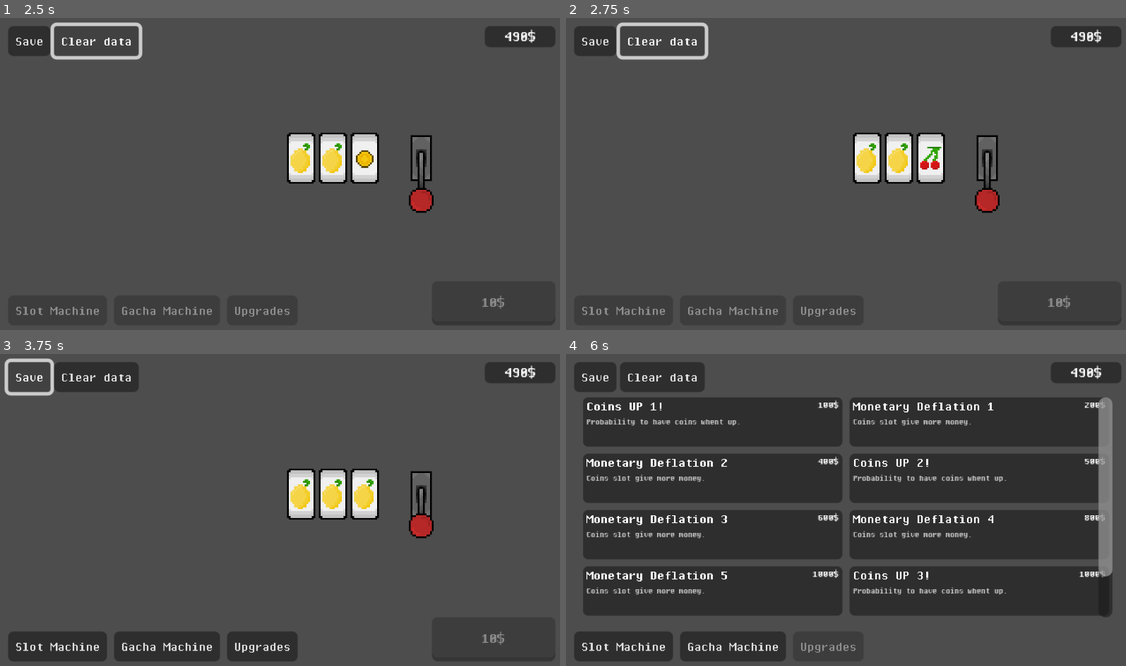
Above: before the commit, frames 1-4 (two rows, left to right).
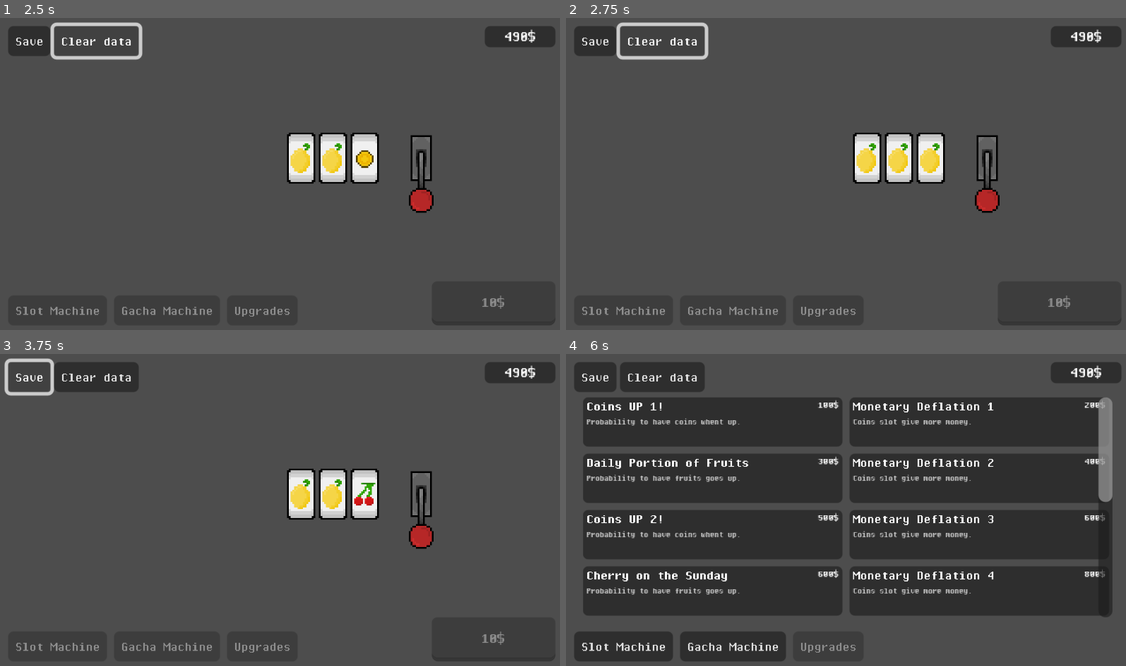
Above: after the commit, the same moments.

Repository: Animo105/gamble
Game: Godot game, scene res://Slot machine/slot_machine.tscn
Two runs of this game, one before a commit and one after it. Both use one fixed random seed, a clock stepped at 60 frames per second and the inputs below.
Inputs (mouse positions are in pixels of both pictures, inside the frame that each line leads up to):
- Up to frame 1 (2.5 s): click (420, 158) at 0.5 s; click "Clear data" at 1.25 s; click "Clear data" at 2 s
- Up to frame 2 (2.75 s): no input
- Up to frame 3 (3.75 s): click "Clear data" at 2.75 s; click "Save" at 3.5 s
- Up to frame 4 (6 s): click "Slot Machine" at 4.25 s; click "Gacha Machine" at 5 s; click "Upgrades" at 5.75 s

Frame 1 is identical in both runs. In frame 2, 0.3% of the frame differs, in the area x 63-68%, y 40-50%; in frame 3, 1.0%; in frame 4, 3.1%, in the area x 3-98%, y 33-78%.

Commit message:
Ajout de beaucoup d'upgrade et balance du gambling

Diff:
--- a/Autoloads/global.gd
+++ b/Autoloads/global.gd
@@ -19,7 +19,7 @@
 
 # Slot machine global
 var slot_possibility : Array[int] = [1, 2 ,3 ,6 ,7]
-var luck_probability : int = 2
-var slot_wait_time : float = 1
+var luck_probability : float = 2
+var slot_wait_time : float = 1.25
 var slot_cost : int = 100
 var is_bet_allowed : bool = false
--- a/Autoloads/slots_data.gd
+++ b/Autoloads/slots_data.gd
@@ -10,10 +10,10 @@
 	Slot.new(3, 1, blue_capsule), # blue capsule
 	Slot.new(4, 1, green_capsule), # green capsule
 	Slot.new(5, 1, yellow_capsule), # yellow capsule
-	Slot.new(6, 2, lemon), # lemon
+	Slot.new(6, 3, lemon), # lemon
 	Slot.new(7, 1, cherry), # cherry
-	Slot.new(8, 1, water_melon), # water melon
-	Slot.new(9, 1, grapes), # grapes
+	Slot.new(8, 0.5, water_melon), # water melon
+	Slot.new(9, 0.5, grapes), # grapes
 	Slot.new(10, 0.5, clover), # clover
 	Slot.new(11, 0.5, horse_shoe), # horse shoe
 	Slot.new(12, 0.01, jackpot) # 777
--- a/Autoloads/upgrades_data.gd
+++ b/Autoloads/upgrades_data.gd
@@ -11,6 +11,14 @@
 	Upgrade.new(6, "Coins UP 2!", "Probability to have coins whent up.", 500, coin_probability_upgrade),
 	Upgrade.new(7, "Coins UP 3!", "Probability to have coins whent up.", 1000, coin_probability_upgrade),
 	Upgrade.new(8, "GOING ALL IN!", "Allow to bet larger sums of money.", 1000, func():Global.is_bet_allowed = true),
+	Upgrade.new(9, "Lucky Timing", "Boost the chance of winning.", 1000, chance_up),
+	Upgrade.new(10, "Pin-Point Accuracy", "Boost the chance of winning.", 1000, chance_up),
+	Upgrade.new(11, "Daily Portion of Fruits", "Probability to have fruits goes up.", 300, fruits_probability_upgrade),
+	Upgrade.new(12, "Cherry on the Sunday", "Probability to have fruits goes up.", 600, fruits_probability_upgrade),
+	Upgrade.new(13, "Making Fruit Salad", "Probability to have fruits goes up.", 900, fruits_probability_upgrade),
+	Upgrade.new(14, "Fruit Connoisseurs", "Probability to have fruits goes up.", 1500, fruits_probability_upgrade),
+	Upgrade.new(15, "Time is Money 1", "Makes the slot machine roll faster.", 1000, speed_upgrade),
+	Upgrade.new(15, "Time is Money 2", "Makes the slot machine roll faster.", 2000, speed_upgrade),
 ]
 
 var upgrades_to_buy : Array[Upgrade] = []
@@ -50,6 +58,20 @@
 
 func coin_probability_upgrade():
 	SlotsData.slots[1].weight += 1
+	SlotsData.slots[2].weight += 0.5
+
+func fruits_probability_upgrade():
+	SlotsData.slots[6].weight += 0.25
+	SlotsData.slots[7].weight += 0.5
+	SlotsData.slots[8].weight += 0.75
+	SlotsData.slots[9].weight += 0.75
 
 func coin_value_upgrade():
 	SlotsData.coins_bonus_value += 100
+
+func chance_up():
+	Global.luck_probability += 1
+
+func speed_upgrade():
+	Global.slot_wait_time -= 0.25
+	print(Global.slot_wait_time)
--- a/Shop/upgrade_shop_script.gd
+++ b/Shop/upgrade_shop_script.gd
@@ -14,7 +14,6 @@
 	for upgrade in UpgradesData.upgrades_to_buy:
 		if Global.upgrades_bought.has(upgrade.id): continue
 		var button := create_button(upgrade.id, upgrade.cost)
-		print(button.upgrade_cost)
 		upgrade_container.add_child(button)
 
 
--- a/Slot machine/Scripts/slot_machine_script.gd
+++ b/Slot machine/Scripts/slot_machine_script.gd
@@ -35,14 +35,15 @@
 		var modified_weigts : PackedFloat32Array = weights.duplicate()
 		modified_weigts[wanted_slot] *= Global.luck_probability
 		# roll les slates
+		print(modified_weigts)
 		slots[0].selected = Global.slot_possibility[wanted_slot]
-		await get_tree().create_timer(Global.slot_wait_time).timeout
 		for i in range(1, 3):
+			await get_tree().create_timer(Global.slot_wait_time).timeout
 			slots[i].selected = Global.slot_possibility[random.rand_weighted(modified_weigts)]
-			await get_tree().create_timer(Global.slot_wait_time).timeout
 		# check pour la win
 		if slots[0].selected == slots[1].selected && slots[1].selected == slots[2].selected:
 			Global.money += SlotsData.slots[slots[0].selected].action.call(Global.bet_ammount)
+		await get_tree().create_timer(1).timeout
 		lever_sprite.play("lever_up")
 		lever_button.disabled = false
 		for slot in slots:
